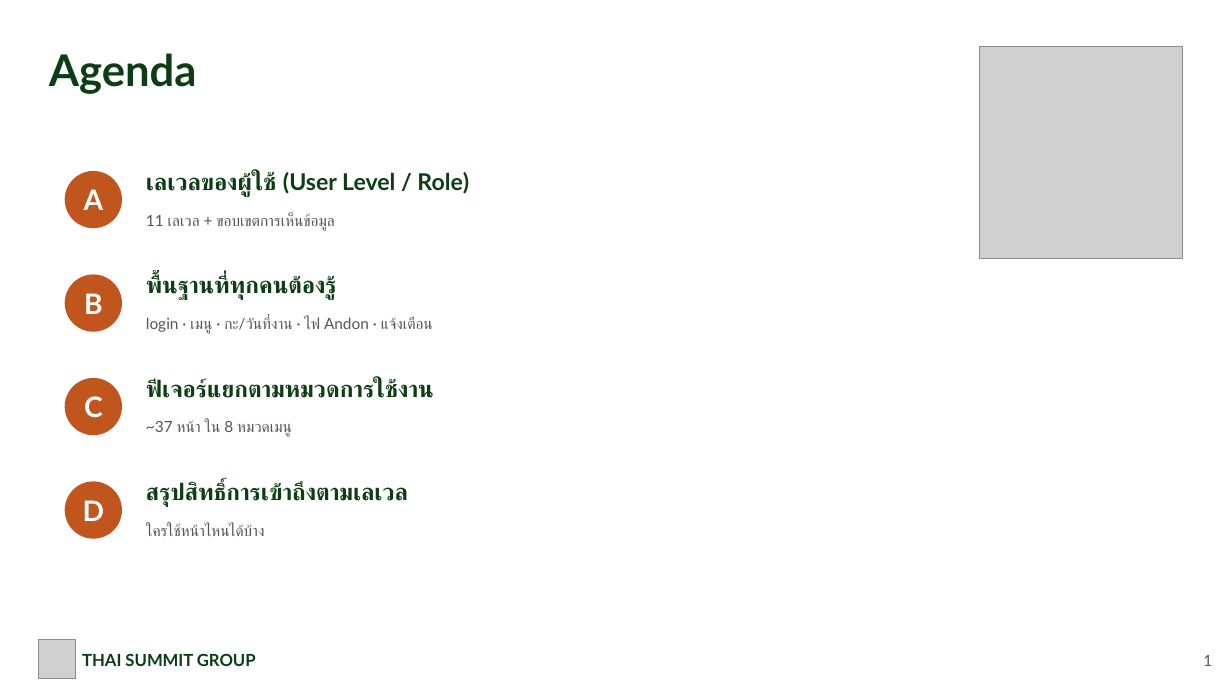
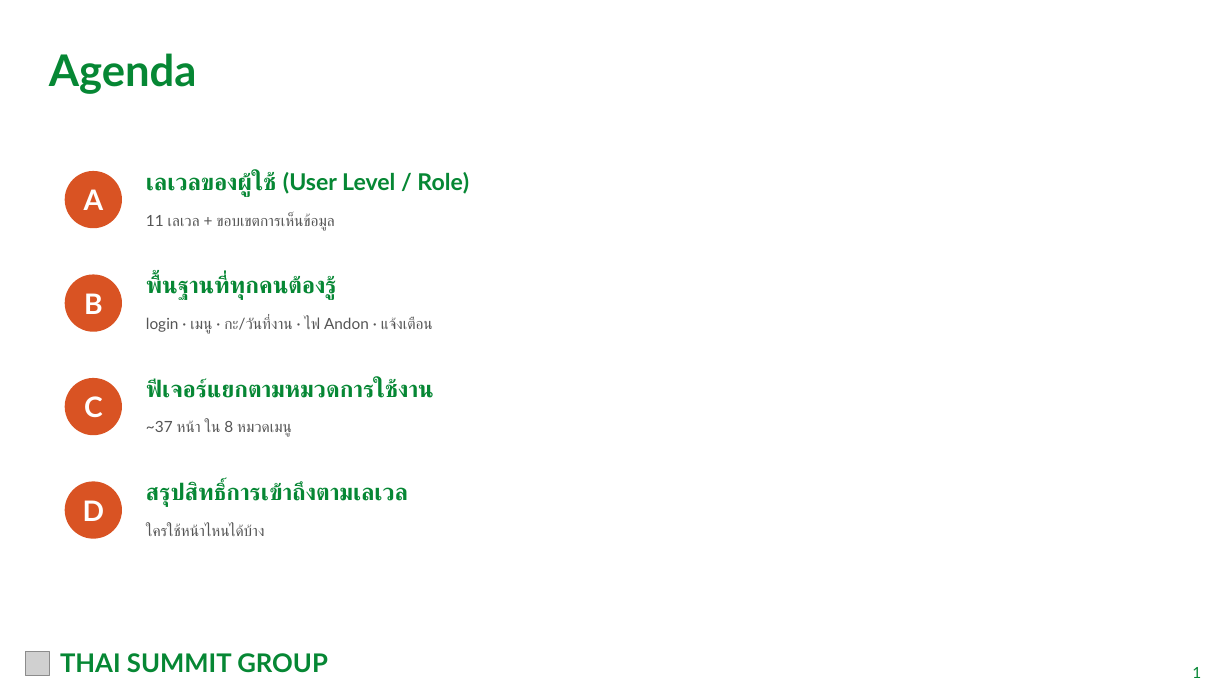
Before and after one commit to tsat4pd3-sketch/4Mmanagement, a slide deck: slide 2 of docs/ESM_Work_Instruction_TSG.pptx. Drawn at 1232x693 pixels with LibreOffice and Linux fonts; fonts in the diff are those of the drawing; grey boxes stand for pictures. Boxes give left, top, right and bottom in pixels: in the first picture for what was removed or moved away, otherwise in the second. Text is boxed around its words. In the diff, an @@ line names an element or a change of style, - is before the commit and + after.

```diff
--- a/docs/ESM_Work_Instruction_TSG.pptx
+++ b/docs/ESM_Work_Instruction_TSG.pptx
@@ picture removed at (980,46,1183,259) @@
@@ text colour #0D3D14 to #068734 in 5 elements at (49,53,197,94), (146,172,469,197), (146,275,334,300), (146,378,433,398), (146,482,408,507) @@
@@ fill #C0561E to #D95323 in 4 elements at (65,171,122,228), (65,274,122,332), (65,378,122,435), (65,482,122,539) @@
@@ picture added at (25,652,49,676) @@
@@ picture removed at (39,640,76,678) @@
@@ text "THAI SUMMIT GROUP": place and size @@
-text "THAI SUMMIT GROUP" at (82,653,256,666)
+text "THAI SUMMIT GROUP" at (60,653,328,673)
@@ text "THAI SUMMIT GROUP" at (60,653,328,673): size 13 to 20 pt, text colour #0D3D14 to #068734 @@
@@ text "1": place and size @@
-text "1" at (1203,655,1212,666)
+text "1" at (1192,667,1201,678)
@@ text "1" at (1192,667,1201,678): text colour #555555 to #068734 @@
```
Also in this commit, not shown: 14 other slides changed, 21 other files.
